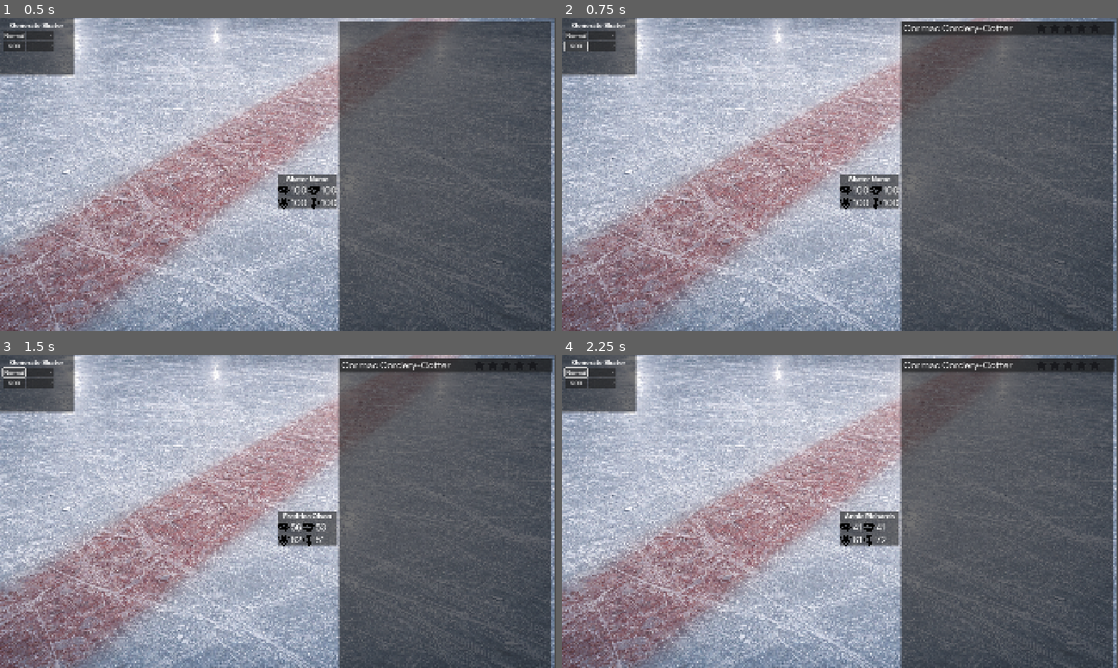
Above: before the commit, frames 1-4 (two rows, left to right).
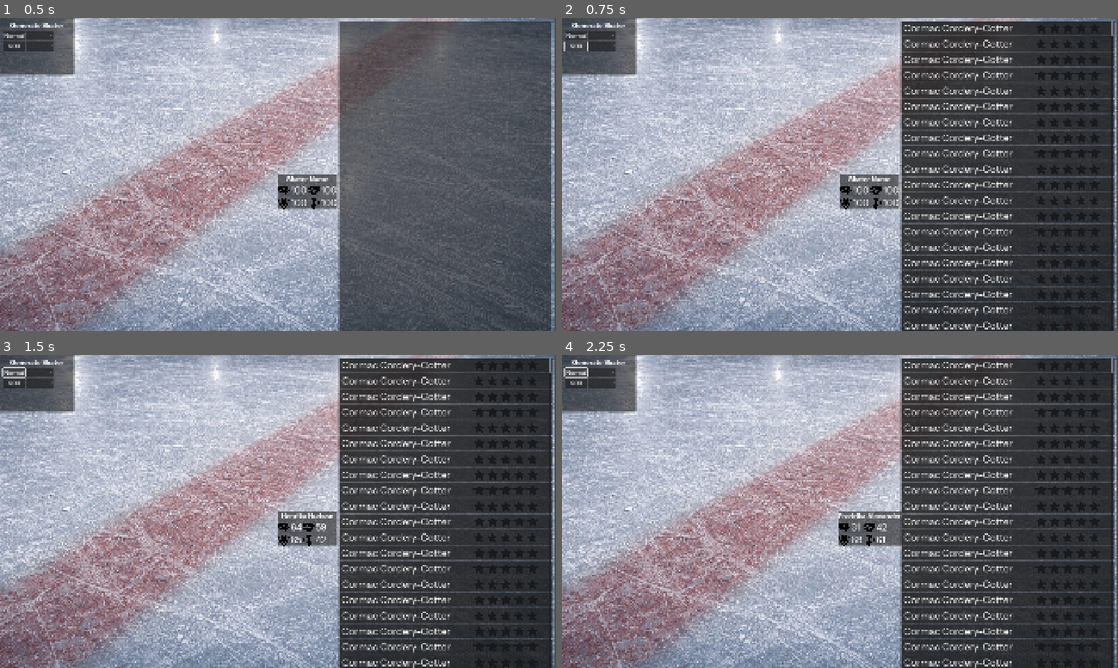
Above: after the commit, the same moments.

Repository: SqueegeeDino/imaginary-hockey-manager
Game: Godot game, scene res://Scenes/scn_Main.tscn
Two runs of this game, one before a commit and one after it. Both use one fixed random seed, a clock stepped at 60 frames per second and the inputs below.
Inputs:
- Up to frame 1 (0.5 s): no input
- Up to frame 2 (0.75 s): click "500" at 0.5 s
- Up to frame 3 (1.5 s): click "Normal" at 1.25 s
- Up to frame 4 (2.25 s): click "Normal" at 2 s

Frame 1 is identical in both runs. In frame 2, 31% of the frame differs, in the area x 61-100%, y 1-100%; in frame 3, 31%; in frame 4, 31%, in the area x 49-100%, y 1-100%.

Commit message:
Player list gen fixes
Fixed crashing when mousing over any item in the player list. Fixed an issue causing only one item to be generated in list.

Diff:
--- a/Scenes/_player_row.gd
+++ b/Scenes/_player_row.gd
@@ -19,6 +19,12 @@
 ]
 
 var player: PlayerProfile
+
+func _ready() -> void:
+	mouse_entered.connect(func():
+		if player != null:
+			hovered.emit(player)
+	)
 
 func set_player(p: PlayerProfile, star_units: int) -> void:
 	player = p
@@ -50,10 +56,6 @@
 		else:
 			stars[i].texture = star_empty
 
-func _ready() -> void:
-	mouse_filter = Control.MOUSE_FILTER_STOP
-	mouse_entered.connect(func(): hovered.emit(player))
-
 func _gui_input(event: InputEvent) -> void:
 	if event is InputEventMouseButton and event.pressed and event.button_index == MOUSE_BUTTON_LEFT:
 		clicked.emit(player)
--- a/Scripts/Players/player_gen_panel.gd
+++ b/Scripts/Players/player_gen_panel.gd
@@ -132,8 +132,9 @@
 		player_list_vbox.add_child(row)
 
 func _on_player_hovered(p: PlayerProfile) -> void:
-	# Update your skater card panel labels here
-	label_name.text = p.display_name
+	if p == null:
+		return
+	%cardLabel_name.text = p.display_name
 	label_int.text = str(p.intelligence)
 	label_phys.text = str(p.physical)
 	label_def.text = str(p.defense)
--- a/Scripts/Players/player_generator.gd
+++ b/Scripts/Players/player_generator.gd
@@ -76,16 +76,12 @@
 func generate_many(
 	rng: RandomNumberGenerator,
 	cfg: GeneratorConfig,
-	name_type: int,
 	count: int,
-	starting_id: int = 0
-	) -> Array[PlayerProfile]:
+	starting_id: int = 0,
+	name_type: int = 0
+) -> Array[PlayerProfile]:
 	var out: Array[PlayerProfile] = []
 	out.resize(count)
 	for idx: int in range(count):
-		out[idx] = generate_profile(
-			rng,
-			cfg,
-			name_type,
-			starting_id + idx)
+		out[idx] = generate_profile(rng, cfg, starting_id + idx, name_type)
 	return out
